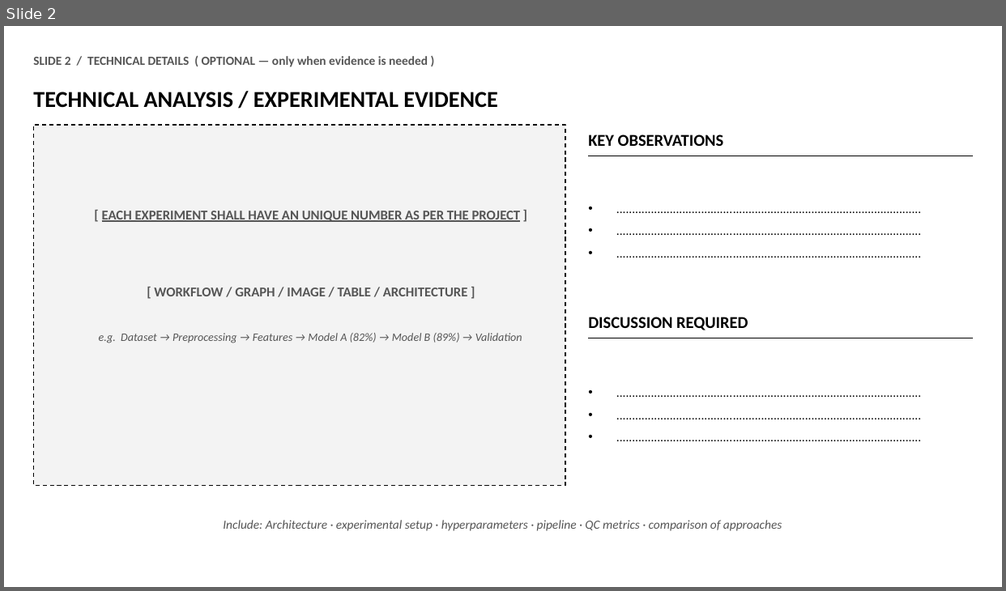
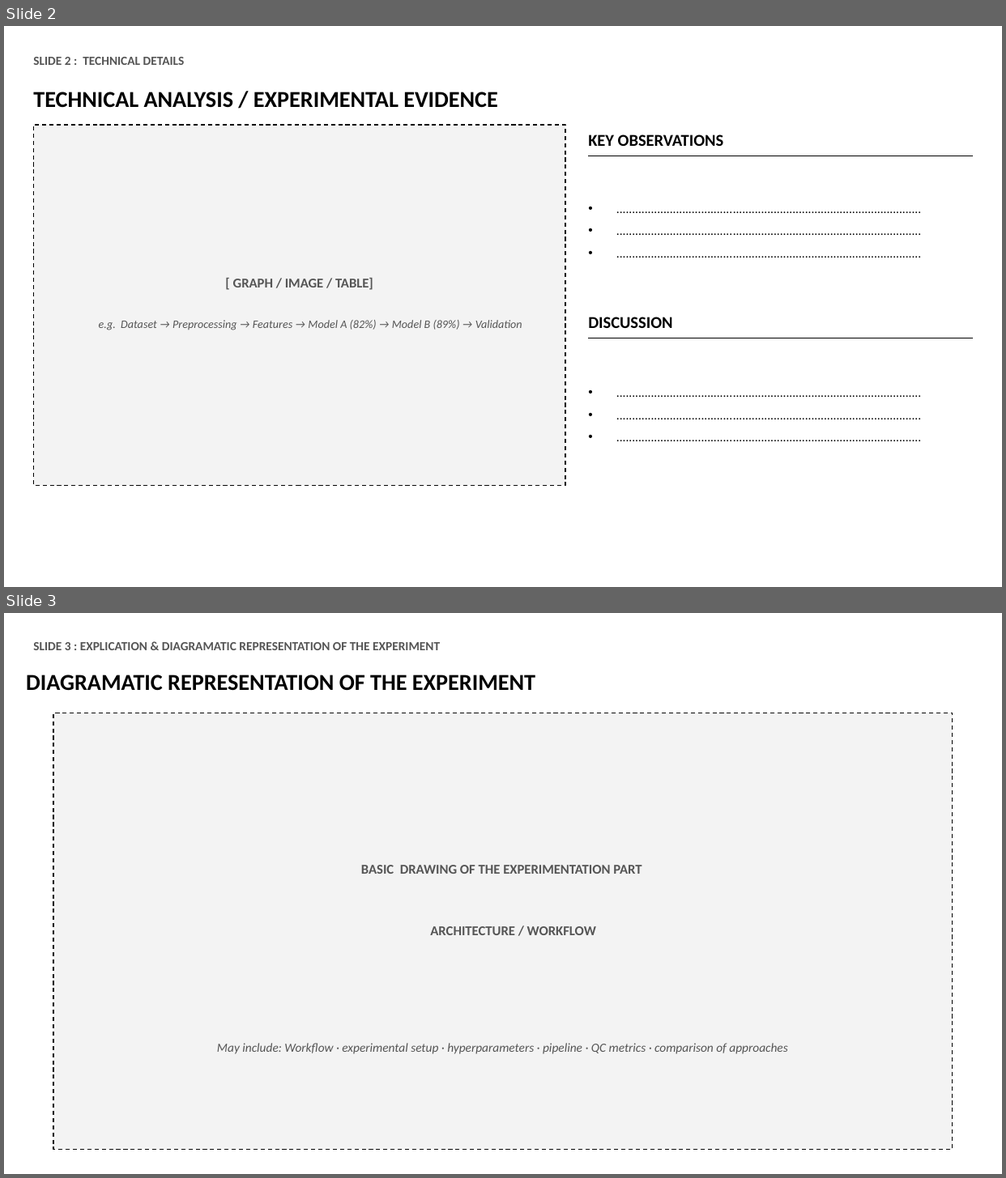
Before and after one commit to Insyratech/hr-portal-client, a slide deck: public/Weekly_Update_Template.pptx. Shown one above the other, each under a label of ours: slide 2 before the commit, slides 2 and 3 after it. The pictures are 1006x591 and 1006x1178 pixels, drawn with LibreOffice and Linux fonts; fonts in the diff are those of the drawing. Boxes give left, top, right and bottom in pixels: in the first picture for what was removed or moved away, otherwise in the second. Text is boxed around its words. In the diff, an @@ line names an element or a change of style, - is before the commit and + after.

```diff
--- a/public/Weekly_Update_Template.pptx
+++ b/public/Weekly_Update_Template.pptx
@@ slide 3 added at [4,613,1002,1174], background #FFFFFF @@
@@ text added at [33,642,440,650], 12 pt, text #555555, bold @@
+SLIDE 3 : EXPLICATION & DIAGRAMATIC REPRESENTATION OF THE EXPERIMENT
@@ text added at [26,675,535,691], 22 pt, text #000000, bold @@
+DIAGRAMATIC REPRESENTATION OF THE EXPERIMENT
@@ rectangle added at [53,713,953,1150], fill #F3F3F3, outline #000000 1 pt dashed @@
@@ text added at [361,865,641,874], 13 pt, text #555555, bold @@
+BASIC DRAWING OF THE EXPERIMENTATION PART
@@ text added at [430,926,596,935], 13 pt, text #555555, bold @@
+ARCHITECTURE / WORKFLOW
@@ text added at [217,1043,787,1054], 12 pt, text #555555, italic @@
+May include: Workflow · experimental setup · hyperparameters · pipeline · QC metrics · comparison of approaches
@@ slide 2 changed as well @@
@@ text at [33,57,185,65]: text changed @@
-SLIDE 2 / TECHNICAL DETAILS ( OPTIONAL — only when evidence is needed )
+SLIDE 2 : TECHNICAL DETAILS
@@ text removed at [102,208,521,223] @@
-[ EACH EXPERIMENT SHALL HAVE AN UNIQUE NUMBER AS PER THE PROJECT ]
@@ text at [233,278,373,290]: text changed @@
-[ WORKFLOW / GRAPH / IMAGE / TABLE / ARCHITECTURE ]
+[ GRAPH / IMAGE / TABLE]
@@ text "e.g. Dataset → Preprocessing → ...": place and size @@
-text "e.g. Dataset → Preprocessing → ..." at [99,333,522,344]
+text "e.g. Dataset → Preprocessing → ..." at [99,320,522,331]
@@ text at [588,317,672,328]: text changed @@
-DISCUSSION REQUIRED
+DISCUSSION
@@ text removed at [223,520,782,531] @@
-Include: Architecture · experimental setup · hyperparameters · pipeline · QC metrics · comparison of approaches
```
Also in this commit, not shown: 3 other slides changed, 2 other files.
